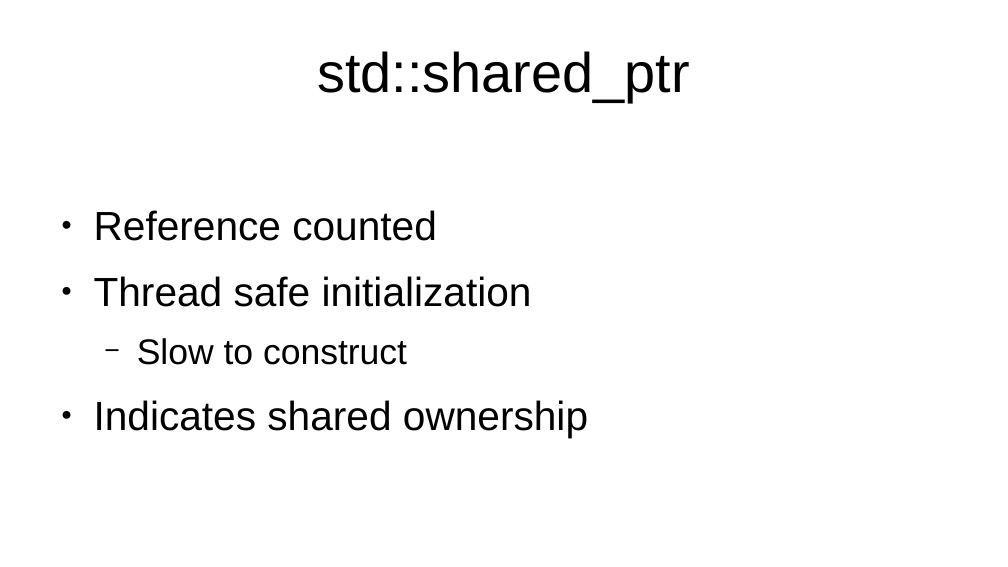
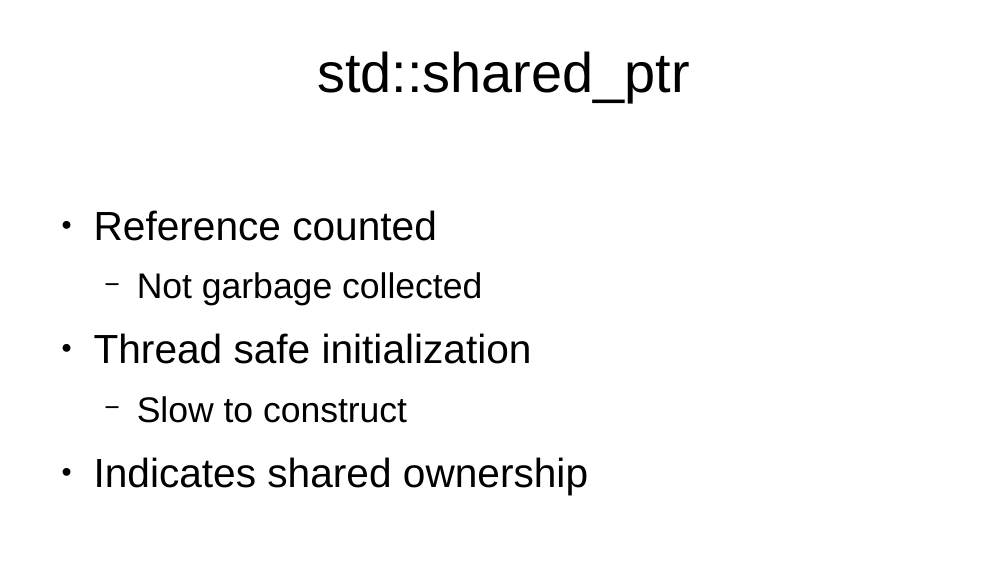
Before and after one commit to marcpawl/nullptr, a slide deck: slide 20 of slideshow.odp (slide 16 before the commit). Drawn at 1008x567 pixels with LibreOffice and Linux fonts; fonts in the diff are those of the drawing. Boxes give left, top, right and bottom in pixels: in the first picture for what was removed or moved away, otherwise in the second. Text is boxed around its words. In the diff, an @@ line names an element or a change of style, - is before the commit and + after.

Commit message:
More slides showing shared_ptr, and owner and borrower

```diff
--- a/slideshow.odp
+++ b/slideshow.odp
@@ text at [137,272,482,305]: paragraph added @@
+  − Not garbage collected
```
Also in this commit, not shown: 5 other slides changed, 7 slides added, 1 slide removed.
